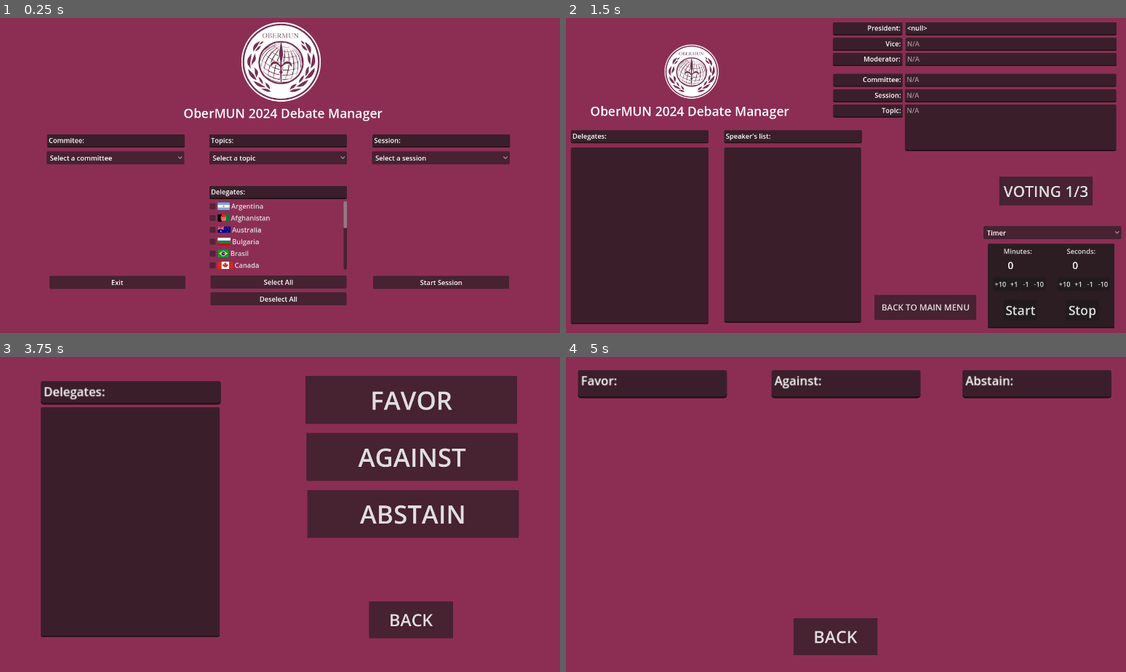
Above: before the commit, frames 1-4 (two rows, left to right).
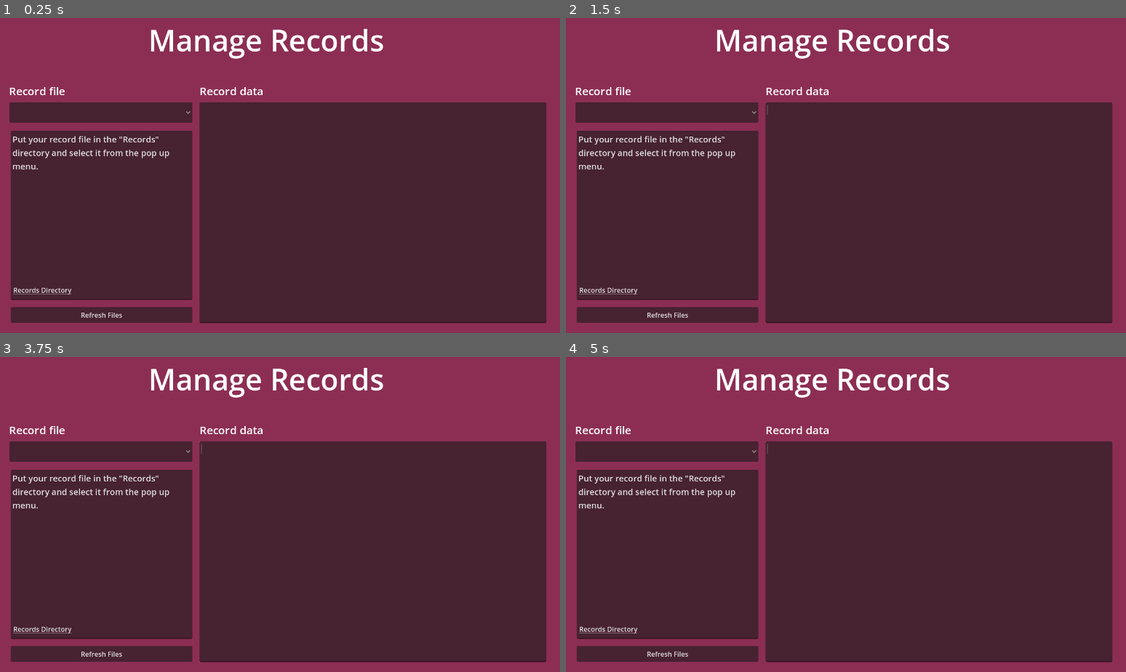
Above: after the commit, the same moments.

Repository: Janucat/OberMUN-Debate-Program
Game: Godot game, scene res://Main.tscn
Same seed, same stepped clock (60 frames per second), same inputs: the game is played once before the commit and once after it.
Inputs (mouse positions are in pixels of both pictures, inside the frame that each line leads up to):
- Up to frame 1 (0.25 s): no input
- Up to frame 2 (1.5 s): click (666, 314) at 0.5 s, where only the run after the commit has a clickable "Refresh Files"; click "Start Session" at 1.25 s
- Up to frame 3 (3.75 s): click "BACK TO MAIN MENU" (after the commit: "Exit") at 2 s; click "Start Session" at 2.75 s; click (481, 530) at 3.5 s, where only the run before the commit has a clickable "VOTING 1/3"
- Up to frame 4 (5 s): click (980, 457) at 4.25 s, where only the run before the commit has a clickable "AGAINST"

The runs differ from the first frame. In frame 1, 58% of the frame differs, in the area x 1-98%, y 1-97%; in frame 2, 45%; in frame 3, 51%; in frame 4, 71%, in the area x 1-98%, y 3-97%.
Error before the commit: Invalid assignment of property or key 'text' with value of type 'Nil' on a base object of type 'TextEdit'. (res://scripts/session.gd:37)
Error after the commit: Attempt to call function 'get_files' in base 'null instance' on a null instance. (res://scripts/records_management.gd:25)

Commit message:
records

Diff:
--- a/Main.tscn
+++ b/Main.tscn
@@ -17,6 +17,8 @@
 [ext_resource type="Script" path="res://VotingButton.gd" id="12_pvsap"]
 [ext_resource type="Script" path="res://BackToMain.gd" id="14_37vql"]
 [ext_resource type="Script" path="res://scripts/records_management.gd" id="17_28gxp"]
+[ext_resource type="Script" path="res://scripts/records_refresh_button.gd" id="18_6rd35"]
+[ext_resource type="Script" path="res://records_file_button.gd" id="19_r2kmk"]
 
 [sub_resource type="StyleBoxEmpty" id="StyleBoxEmpty_dvyph"]
 
@@ -39,7 +41,6 @@
 [node name="Node2D" type="Node2D"]
 
 [node name="MainMenu" type="CanvasLayer" parent="."]
-visible = false
 script = ExtResource("1_87lbl")
 
 [node name="BackGround" type="ColorRect" parent="MainMenu"]
@@ -1456,7 +1457,6 @@
 text = "OK"
 
 [node name="Management" type="CanvasLayer" parent="."]
-visible = false
 script = ExtResource("17_28gxp")
 
 [node name="BackGround" type="ColorRect" parent="Management"]
@@ -1469,7 +1469,7 @@
 metadata/_edit_use_anchors_ = true
 
 [node name="Title" type="TextEdit" parent="Management"]
-anchors_preset = -1
+anchors_preset = 8
 anchor_left = 0.5
 anchor_top = 0.5
 anchor_right = 0.5
@@ -1557,12 +1557,42 @@
 offset_left = -630.5
 offset_top = -101.0
 offset_right = -200.5
-offset_bottom = 356.0
+offset_bottom = 300.0
 grow_horizontal = 2
 grow_vertical = 2
 theme_override_font_sizes/font_size = 20
 text = "Put your record file in the \"Records\" directory and select it from the pop up menu."
 wrap_mode = 1
+
+[node name="Button" type="Button" parent="Management"]
+anchors_preset = 8
+anchor_left = 0.5
+anchor_top = 0.5
+anchor_right = 0.5
+anchor_bottom = 0.5
+offset_left = -630.5
+offset_top = 317.0
+offset_right = -200.5
+offset_bottom = 354.0
+grow_horizontal = 2
+grow_vertical = 2
+text = "Refresh Files"
+script = ExtResource("18_6rd35")
+
+[node name="LinkButton" type="LinkButton" parent="Management"]
+anchors_preset = 8
+anchor_left = 0.5
+anchor_top = 0.5
+anchor_right = 0.5
+anchor_bottom = 0.5
+offset_left = -624.5
+offset_top = 265.0
+offset_right = -481.5
+offset_bottom = 293.0
+grow_horizontal = 2
+grow_vertical = 2
+text = "Records Directory"
+script = ExtResource("19_r2kmk")
 
 [connection signal="pressed" from="MainMenu/Exit" to="MainMenu/Exit" method="_on_pressed"]
 [connection signal="pressed" from="Session/BackToMain" to="Session/BackToMain" method="_on_pressed"]
--- /dev/null
+++ b/records_file_button.gd
@@ -0,0 +1,7 @@
+extends LinkButton
+
+func _ready():
+	uri = "/".join([OS.get_user_data_dir(), "records"])
+
+func _process(delta):
+	pass
--- a/scripts/records_management.gd
+++ b/scripts/records_management.gd
@@ -6,17 +6,33 @@
 @onready var sel_session = $"../MainMenu/SelectionButtons/SelectSession"
 @onready var main = $"../MainMenu"
 
+@onready var refresh_button = $Button
+@onready var file_list_button = $FileList
+
+var file_list = []
+
 func _ready():
 	voting.makerecord.connect(makerecord)
-
+	refresh_button.pressed.connect(refresh)
+	file_list_button.item_selected.connect(read_file)
+	refresh()
 
 func _process(delta):
 	pass
 
+func refresh():
+	var dir = DirAccess.open("user://records")
+	file_list = dir.get_files()
+	for i in file_list:
+		file_list_button.add_item(i)
+
+func read_file(id):
+	pass #open file in file_list with id, get dict from json, write info in textedit
+
 func makerecord(results):
 	var record_data = {
 		"filetype": "record",
-		"date": "", #data
+		"date": " ".join([Time.get_date_string_from_system(), Time.get_time_string_from_system()]),
 
 		"committee": sel_comm.committee,
 		"topic": sel_topic.topic,
@@ -26,10 +42,10 @@
 		"vice": main.comm_vice.get(sel_comm.committee),
 		"mod": main.comm_mod.get(sel_comm.committee),
 
-		"results": []
+		"results": results
 	}
-	var json_results = JSON.stringify(results, "\t")
-	var file = FileAccess.open("user://records/record.json", FileAccess.WRITE_READ)
+	var record_path = "".join(["user://records/record ", record_data.get("date").replace(":", "-"), ".json"])
+
+	var json_results = JSON.stringify(record_data, "\t")
+	var file = FileAccess.open(record_path, FileAccess.WRITE_READ)
 	file.store_string(json_results)
-	#NOMERECORD avrà data e ora per evitare sovrapposizioni
-	#results in record_data
--- /dev/null
+++ b/scripts/records_refresh_button.gd
@@ -0,0 +1,7 @@
+extends Button
+
+func _ready():
+	pass
+
+func _process(delta):
+	pass
Not shown: 1 places in Main.tscn that only renumber resources
